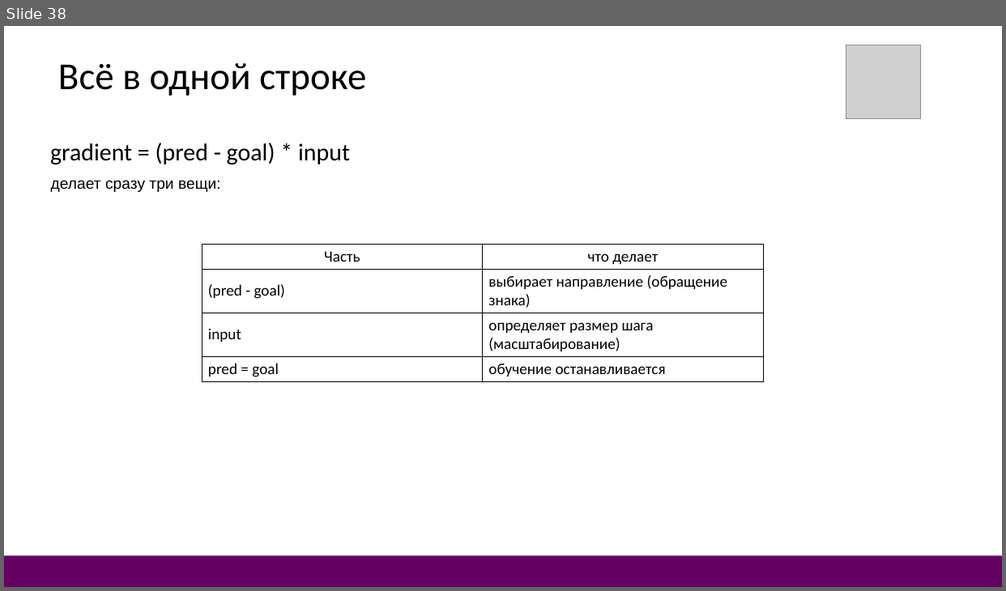
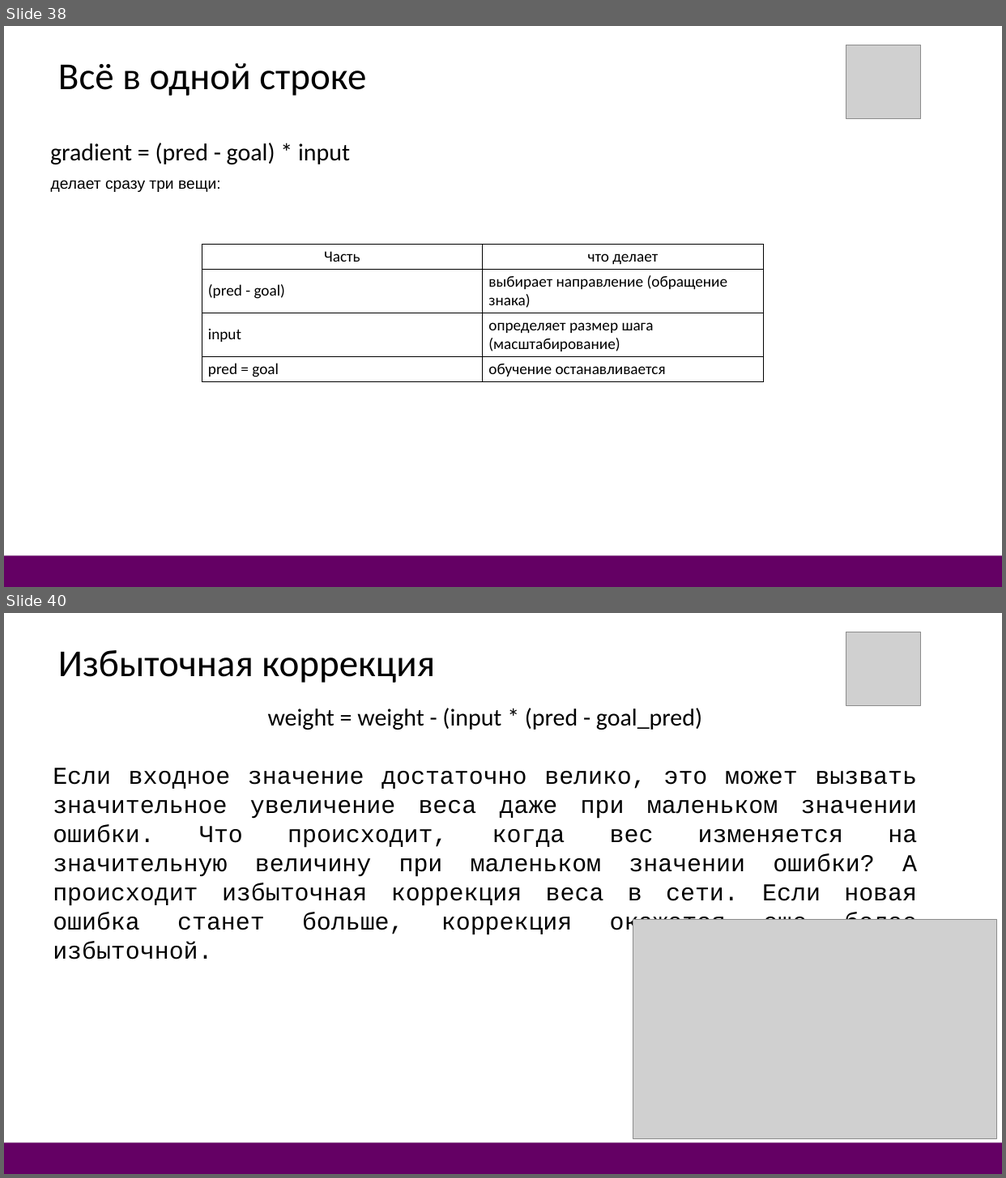
Before and after one commit to DonRobot-all/ML, a slide deck: 1. ML first 28.pptx. Shown one above the other, each under a label of ours: slide 38 before the commit, slides 38 and 40 after it; the slides between them are not shown. The pictures are 1006x591 and 1006x1178 pixels, drawn with LibreOffice and Linux fonts; fonts in the diff are those of the drawing; grey boxes stand for pictures. Boxes give left, top, right and bottom in pixels: in the first picture for what was removed or moved away, otherwise in the second. Text is boxed around its words. In the diff, an @@ line names an element or a change of style, - is before the commit and + after.

```diff
--- a/1. ML first 28.pptx
+++ b/1. ML first 28.pptx
@@ slide 40 added at bbox=[4, 613, 1002, 1174], background #FFFFFF @@
@@ picture added at bbox=[846, 632, 921, 705] @@
@@ text added at bbox=[58, 650, 435, 683], 44 pt, text #000000 @@
+Избыточная коррекция
@@ text added at bbox=[53, 708, 918, 936], 28 pt, text #000000 @@
+weight = weight - (input * (pred - goal_pred)
+Если входное значение достаточно велико, это может вызвать значительное увеличение веса даже при маленьком значении ошибки. Что происходит, когда вес изменяется на значительную величину при маленьком значении ошибки? А происходит избыточная коррекция веса в сети. Если новая ошибка станет больше, коррекция окажется еще более избыточной.
@@ picture added at bbox=[633, 920, 997, 1139] @@
@@ rectangle added at bbox=[4, 1143, 1002, 1174], fill #640064 @@
```
Also in this commit, not shown: 5 other slides added, 4 other files.
